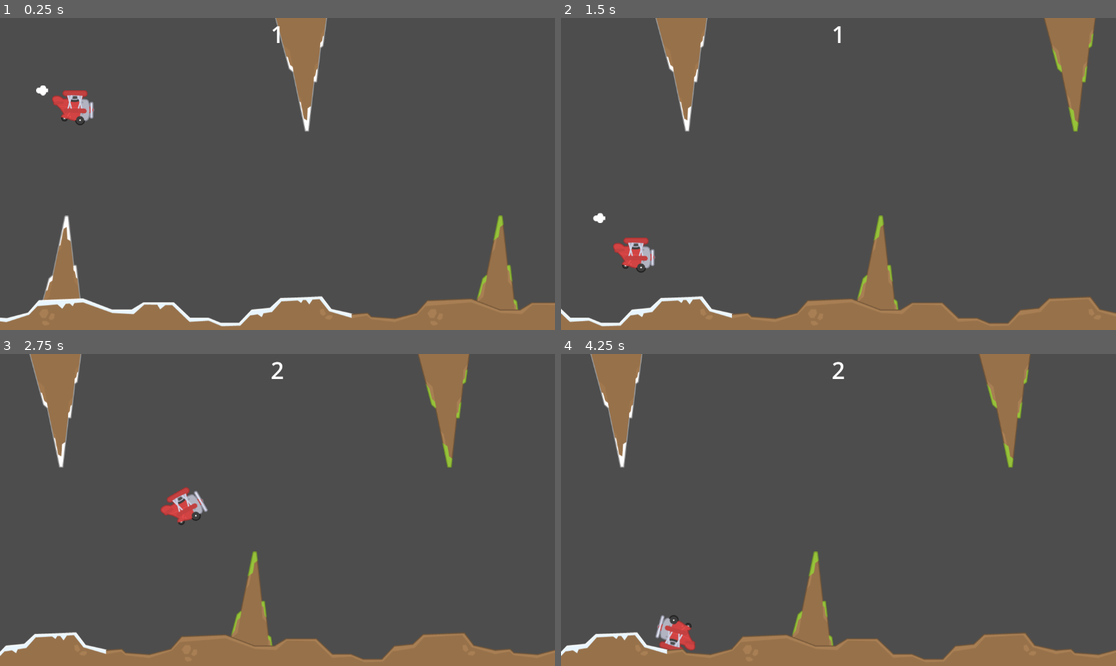
Above: before the commit, frames 1-4 (two rows, left to right).
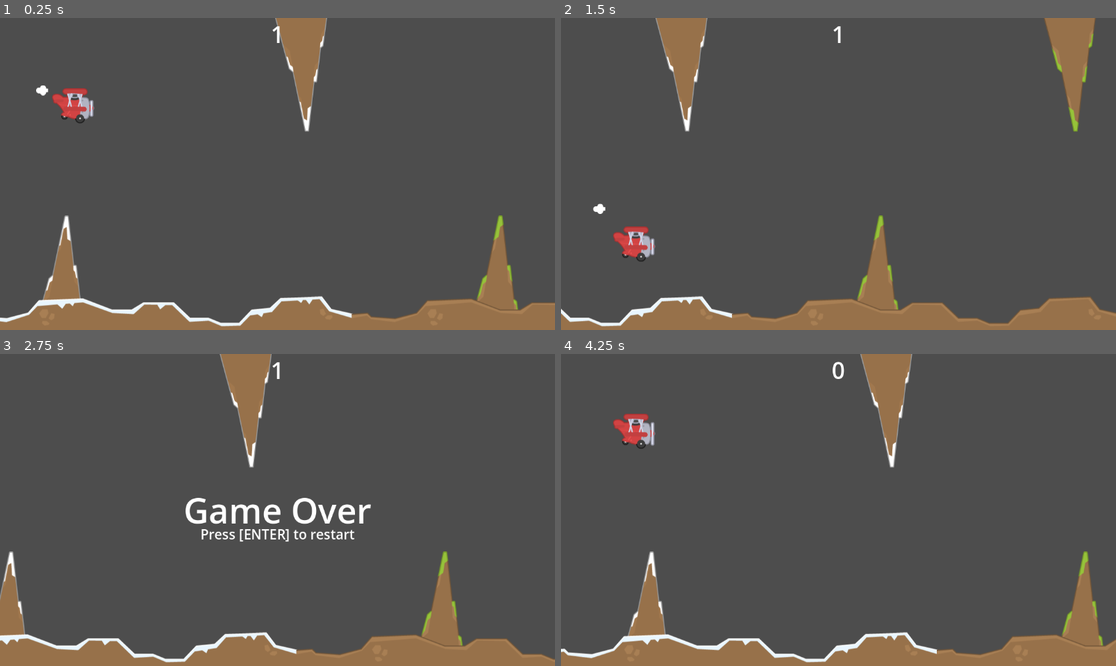
Above: after the commit, the same moments.

Repository: smarthall/20games
Game: Godot game, scene res://level.tscn
The game is run twice, just before and just after one commit, with the same random seed, the same clock (stepped at 60 frames per second) and the same inputs.
Inputs:
- Up to frame 1 (0.25 s): no input
- Up to frame 2 (1.5 s): tap Enter (Restart, bound only after the commit) at 0.5 s; hold Space (Flap) 0.53-1.28 s; tap Space (Flap) at 1.35 s
- Up to frame 3 (2.75 s): tap Space (Flap) at 1.52, 1.82 s; tap Enter (Restart, bound only after the commit) at 2 s; hold Space (Flap) from 2.03 s (still down)
- Up to frame 4 (4.25 s): tap Enter (Restart, bound only after the commit) at 2.75, 3.5, 4.15 s; release Space (Flap) at 2.78 s; tap Space (Flap) at 2.85, 3.02, 3.32 s; hold Space (Flap) from 3.53 s (still down)

The runs differ from the first frame. In frame 1, 0.3% of the frame differs, in the area x 9-18%, y 22-35%; in frame 2, 0.8%; in frame 3, 13%; in frame 4, 13%, in the area x 0-100%, y 0-99%.

Commit message:
Fix the reset code

Diff:
--- a/flappy/level.gd
+++ b/flappy/level.gd
@@ -12,7 +12,10 @@
 
 @onready var biome_scenes := $BiomeScenes
 @onready var player: Player = $Player
-@onready var score_label: Label = $CanvasLayer/Control/HBoxContainer/ScoreLabel
+@onready var score_label: Label = $CanvasLayer/Control/ScoreLabel
+@onready var game_over_label: Label = $CanvasLayer/Control/GameOverLabel
+
+@onready var initial_player_pos: Vector2 = $Player.position
 
 var biome_instances: Array = []
 var score := 0
@@ -39,6 +42,9 @@
 	if event.is_action_pressed("Flap") and not gameover:
 		player.flap()
 
+	elif event.is_action_pressed("Restart") and gameover:
+		start_game()
+
 	elif event.is_action_pressed("ui_cancel"):
 		get_tree().quit()
 
@@ -60,7 +66,7 @@
 		instance.set_obstacle_positions()
 		instance.set_biome(BIOMES[randi() % BIOMES.size()])
 
-		var last_biome :Node = biome_instances[biome_instances.size() - 1]
+		var last_biome: Node = biome_instances[biome_instances.size() - 1]
 		instance.position.x = last_biome.position.x + last_biome.width
 
 		biome_instances.append(instance)
@@ -77,17 +83,31 @@
 	var add_at_x := 0.0
 
 	for i in range(3):
-		var instance :Node2D = biome_instances[i]
+		var instance: Node2D = biome_instances[i]
 		instance.position.x = add_at_x
 		add_at_x += instance.width
 
+	player.reset_to(initial_player_pos)
 	player.start()
 
+	game_over_label.hide()
+
+	zero_score()
+	gameover = false
+
 func increment_score() -> void:
+	if gameover:
+		return
+
 	score += 1
 
+	score_label.text = str(score)
+
+func zero_score() -> void:
+	score = 0
 	score_label.text = str(score)
 
 func end_game() -> void:
 	gameover = true
 	player.stop()
+	game_over_label.show()
--- a/flappy/level.tscn
+++ b/flappy/level.tscn
@@ -6,8 +6,26 @@
 [sub_resource type="RectangleShape2D" id="RectangleShape2D_oi3di"]
 size = Vector2(1152, 20)
 
+[sub_resource type="RectangleShape2D" id="RectangleShape2D_vonw3"]
+size = Vector2(20, 748)
+
+[sub_resource type="SystemFont" id="SystemFont_vonw3"]
+
 [sub_resource type="LabelSettings" id="LabelSettings_oi3di"]
+font = SubResource("SystemFont_vonw3")
 font_size = 48
+
+[sub_resource type="SystemFont" id="SystemFont_oi3di"]
+
+[sub_resource type="LabelSettings" id="LabelSettings_0b4ue"]
+font = SubResource("SystemFont_oi3di")
+font_size = 72
+
+[sub_resource type="SystemFont" id="SystemFont_f2txt"]
+
+[sub_resource type="LabelSettings" id="LabelSettings_1ainy"]
+font = SubResource("SystemFont_f2txt")
+font_size = 28
 
 [node name="Level" type="Node2D"]
 script = ExtResource("1_oi3di")
@@ -17,34 +35,69 @@
 
 [node name="BiomeScenes" type="Node2D" parent="."]
 
-[node name="TooHigh" type="Area2D" parent="."]
-position = Vector2(576, -95)
+[node name="OutOfBounds" type="Area2D" parent="."]
 collision_layer = 2
 
-[node name="CollisionShape2D" type="CollisionShape2D" parent="TooHigh"]
+[node name="TooHigh" type="CollisionShape2D" parent="OutOfBounds"]
+position = Vector2(576, -95)
 shape = SubResource("RectangleShape2D_oi3di")
+
+[node name="Backwards" type="CollisionShape2D" parent="OutOfBounds"]
+position = Vector2(-10, 274)
+shape = SubResource("RectangleShape2D_vonw3")
 
 [node name="CanvasLayer" type="CanvasLayer" parent="."]
 
 [node name="Control" type="Control" parent="CanvasLayer"]
 layout_mode = 3
-anchors_preset = 10
+anchors_preset = 15
 anchor_right = 1.0
+anchor_bottom = 1.0
 grow_horizontal = 2
+grow_vertical = 2
 
-[node name="HBoxContainer" type="HBoxContainer" parent="CanvasLayer/Control"]
-layout_mode = 1
-anchors_preset = 10
-anchor_right = 1.0
-offset_bottom = 23.0
-grow_horizontal = 2
-
-[node name="ScoreLabel" type="Label" parent="CanvasLayer/Control/HBoxContainer"]
+[node name="ScoreLabel" type="Label" parent="CanvasLayer/Control"]
 layout_mode = 2
+offset_right = 1152.0
+offset_bottom = 67.0
 size_flags_horizontal = 3
 text = "0"
 label_settings = SubResource("LabelSettings_oi3di")
 horizontal_alignment = 1
 
+[node name="GameOverLabel" type="Label" parent="CanvasLayer/Control"]
+layout_mode = 1
+anchors_preset = 8
+anchor_left = 0.5
+anchor_top = 0.5
+anchor_right = 0.5
+anchor_bottom = 0.5
+offset_left = -0.5
+offset_top = -11.5
+offset_right = 0.5
+offset_bottom = 11.5
+grow_horizontal = 2
+grow_vertical = 2
+text = "Game Over"
+label_settings = SubResource("LabelSettings_0b4ue")
+horizontal_alignment = 1
+
+[node name="RestartText" type="Label" parent="CanvasLayer/Control/GameOverLabel"]
+layout_mode = 1
+anchors_preset = 7
+anchor_left = 0.5
+anchor_top = 1.0
+anchor_right = 0.5
+anchor_bottom = 1.0
+offset_left = -160.0
+offset_top = -19.0
+offset_right = 160.0
+offset_bottom = 20.0
+grow_horizontal = 2
+grow_vertical = 0
+text = "Press [ENTER] to restart"
+label_settings = SubResource("LabelSettings_1ainy")
+horizontal_alignment = 1
+
 [connection signal="hit_obstacle" from="Player" to="." method="_on_player_hit_obstacle"]
-[connection signal="body_entered" from="TooHigh" to="." method="_on_too_high_body_entered"]
+[connection signal="body_entered" from="OutOfBounds" to="." method="_on_too_high_body_entered"]
--- a/flappy/player.gd
+++ b/flappy/player.gd
@@ -3,24 +3,64 @@
 
 signal hit_obstacle
 
+@export var flap_strength: float = 700.0
+
 @onready var animated_sprite: AnimatedSprite2D = $AnimatedSprite2D
 @onready var exhaust: CPUParticles2D = $Exhaust
 
-const flap_strength = 700
 const obstacle_layer = 1
 const score_layer = 2
 
+var reset_position: bool = false
+var stored_position: Vector2
+
+## Physics integration callback.
+## When [code]reset_position[/code] is true (set by [code]reset_to()[/code]),
+## teleports the player to [code]stored_position[/code], clears rotation and
+## linear/angular velocities, and resets interpolation. This ensures a clean
+## restart without residual physics from the previous state.
+func _integrate_forces(_state: PhysicsDirectBodyState2D) -> void:
+	if reset_position:
+		global_position = stored_position
+		rotation = 0.0
+		linear_velocity = Vector2.ZERO
+		angular_velocity = 0.0
+		reset_physics_interpolation.call_deferred()
+		reset_position = false
+
+## Begins player activity: plays the idle/flight animation and starts the
+## exhaust particle emission. Call when the run starts or the player becomes
+## controllable.
 func start() -> void:
 	animated_sprite.play("default")
 	exhaust.emitting = true
 
+## Halts player activity: stops the animation and exhaust particles. Call on
+## game over, pause, or when disabling player control.
 func stop() -> void:
 	animated_sprite.stop()
 	exhaust.emitting = false
 
+## Schedules a safe reset of the player's transform for the next physics tick.
+##
+## Params:
+## - [code]new_position[/code] (Vector2): World position to move the player to.
+##
+## Effect: On the next call to [_integrate_forces], the player is teleported to
+## [code]new_position[/code], rotation and velocities are cleared, and physics
+## interpolation is reset.
+func reset_to(new_position) -> void:
+	stored_position = new_position
+	reset_position = true
+
+## Applies an upward impulse to make the player "flap". Magnitude is set by
+## [code]flap_strength[/code]. Call in response to input.
 func flap() -> void:
 	apply_impulse(Vector2.UP * flap_strength, Vector2.ZERO)
 
-func _on_body_entered(body:Node) -> void:
+## Collision callback for bodies entering the player's collider. Emits the
+## [code]hit_obstacle[/code] signal when contacting static geometry (e.g.,
+## rocks/ground), allowing the game to react (end run, play SFX, etc.).
+func _on_body_entered(body: Node) -> void:
 	if body is StaticBody2D:
 		hit_obstacle.emit()
--- a/flappy/project.godot
+++ b/flappy/project.godot
@@ -26,6 +26,11 @@
 "events": [Object(InputEventKey,"resource_local_to_scene":false,"resource_name":"","device":-1,"window_id":0,"alt_press …(191 unchanged characters)…
 ]
 }
+Restart={
+"deadzone": 0.2,
+"events": [Object(InputEventKey,"resource_local_to_scene":false,"resource_name":"","device":-1,"window_id":0,"alt_pressed":false,"shift_pressed":false,"ctrl_pressed":false,"meta_pressed":false,"pressed":false,"keycode":0,"physical_keycode":4194309,"key_label":0,"unicode":0,"location":0,"echo":false,"script":null)
+]
+}
 
 [layer_names]
 
Not shown: 1 places in flappy/level.tscn that only renumber resources
